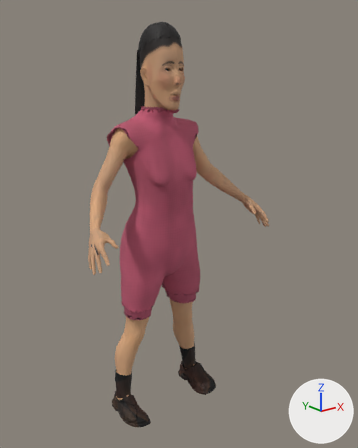
Renders of the glTF model studio/public/assets/characters/char.anak-perempuan/char.anak-perempuan.glb from each side of a commit.
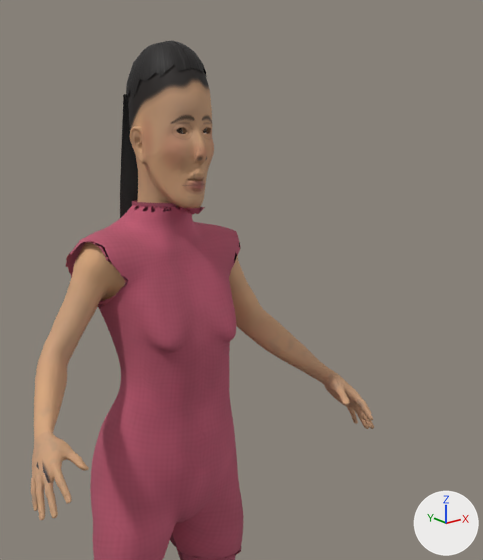
There are two pictures of each version: one whole from a camera (50 mm lens) standing at (-0.817, -1.132, 1.01) and looking at (0.031, -0.073, 0.586), one close up on the part from 20% to 91% of the width and 0% to 66% of the height. Lighting does not change. The marker at lower right points along +X, +Y and +Z. The last two pictures show the newer version. Vertices at exactly the same position are counted once.

The first close-up shows 'char.anak-perempuan-mesh'.
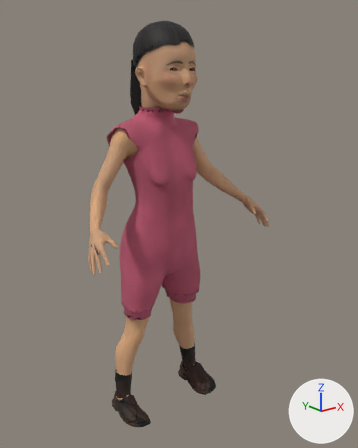
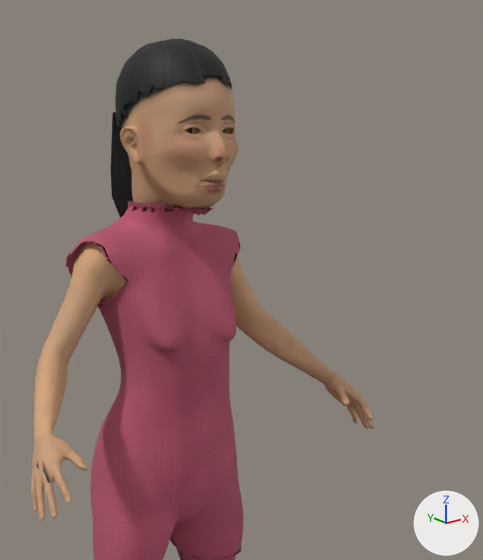
Where the change shows, as pixel boxes [x1, y1, x2, y2] in the close-ups (483 x 560 px; the box of a moved part takes in the faces that stretch with it):
'char.anak-perempuan-mesh', reshaped
    before: [31, 41, 374, 560]
    after: [31, 39, 374, 560]
part 1 of me_char_anak_perempuan, moved or reshaped
    before: [176, 128, 183, 134]
    after: [186, 128, 193, 134]
part 2 of me_char_anak_perempuan, rebuilt
    before: [120, 94, 138, 218]
    after: [111, 112, 133, 218]
part 3 of me_char_anak_perempuan, rebuilt (44% wider, 34% taller)
    before: [126, 41, 207, 110]
    after: [115, 39, 232, 132]
part 4 of me_char_anak_perempuan, moved or reshaped
    before: [110, 47, 214, 251]
    after: [110, 75, 238, 251]

Diff of the bpy script that builds the scene:
```diff
--- a/studio/public/assets/characters/char.anak-perempuan/char.anak-perempuan.glb.py
+++ b/studio/public/assets/characters/char.anak-perempuan/char.anak-perempuan.glb.py
@@ me_char_anak_perempuan @@
 # used by ob_char_anak_perempuan_mesh; location = (0.0, 0.0, 0.0)
-me_char_anak_perempuan.from_pydata(...)  # 20421 vertices, 39311 faces; spans x -0.3..0.3, y -0.195..0.077, z -0.005..1.124
+me_char_anak_perempuan.from_pydata(...)  # 20482 vertices, 39449 faces; spans x -0.3..0.3, y -0.195..0.077, z -0.005..1.125
+# me_char_anak_perempuan part 1: the loose piece of 141 vertices spanning x -0.027..-0.015, y -0.088..-0.086, z 1.002..1.014 is moved by (-0.008, -0.032, 0.0)
+# me_char_anak_perempuan part 2: the loose piece of 130 vertices spanning x -0.041..0.041, y 0.021..0.044, z 0.809..1.057 is rebuilt with 130 vertices and now spans x -0.052..0.052, y 0.027..0.049, z 0.736..1.033
+# me_char_anak_perempuan part 3: the loose piece of 129 vertices spanning x -0.051..0.051, y -0.089..0.03, z 1.021..1.124 is rebuilt with 226 vertices and now spans x -0.073..0.073, y -0.133..0.042, z 0.992..1.125
+# me_char_anak_perempuan part 4: 12 vertices moved within x -0.046..0.046, y -0.097..0.02, z 0.889..0.908; 4668 vertices removed from x -0.059..0.059, y -0.115..0.026, z 0.856..1.12; 4632 vertices added at x -0.081..0.081, y -0.158..0.036, z 0.856..1.12
+# other edits to the shape of me_char_anak_perempuan do not show in these pictures
 me_char_anak_perempuan.materials.append(mat_skin)
```
